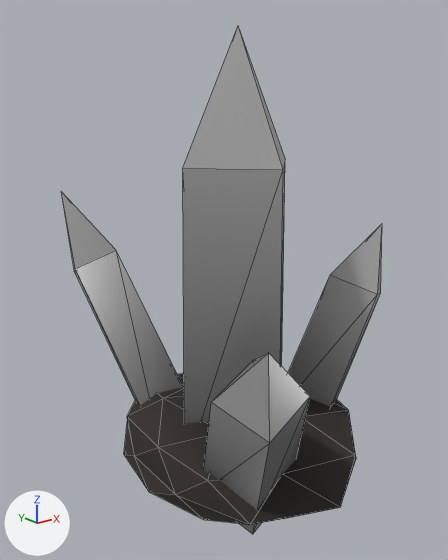
The glTF model models/props/crystals_lod1.glb, before and after one commit.
The view is the same before and after, from a camera (50 mm lens) standing at (-0.531, -0.635, 0.409) and looking at (-0.001, 0.026, 0.144). The axes (+X, +Y, +Z) are drawn at lower left. The lights are the same throughout. The picture after the commit comes second. Mesh edges are drawn as thin lines. Vertices at exactly the same position are counted once.

Objects in the first picture: 'v0'.
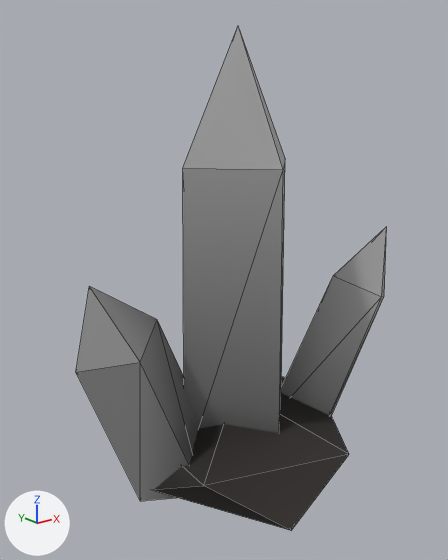
Pixel boxes (x1, y1, x2, y2) of what changed, in the pictures (448 x 560 px):
'v0', reshaped
    before: (62, 27, 382, 534)
    after: (76, 27, 387, 530)
part 1 of me_v0, reshaped
    before: (62, 193, 382, 534)
    after: (76, 226, 387, 530)
part 2 of me_v0, recoloured (black)
    after: (155, 486, 289, 530)
part 3 of me_v0, recoloured
    after: (155, 486, 289, 530)

What the commit changed:
me_v0 is used by ob_v0; location (0.0, 0.0, 0.0).
me_v0 had 78 vertices, 128 faces and spanned x -0.156..0.244, y -0.21..0.268, z -0.148..0.48.
me_v0 now has 39 vertices, 56 faces and spans x -0.24..0.251, y -0.181..0.173, z -0.145..0.48.
Part 1, on me_v0:
50 vertices are removed from x -0.156..0.184, y -0.21..0.268, z -0.129..0.253.
104 faces are deleted.
18 vertices move from x -0.15..0.244, y -0.136..0.131, z -0.148..0.21 to x -0.162..0.251, y -0.181..0.074, z -0.145..0.204.
11 vertices are added at x -0.24..0.135, y -0.172..0.173, z -0.122..0.181.
12 new faces join them, mat_ore.
20 new faces join them, mat_rock.
me_v0 part 2: 1 kept faces spanning x -0.153..-0.059, y -0.181..-0.001, z -0.123..-0.069 get new vertex colours; the middle colour goes from grey #878787 to black #2e2a27.
me_v0 part 3: 1 face spanning x -0.153..-0.059, y -0.181..-0.001, z -0.123..-0.069 switches from mat_ore to mat_rock.
